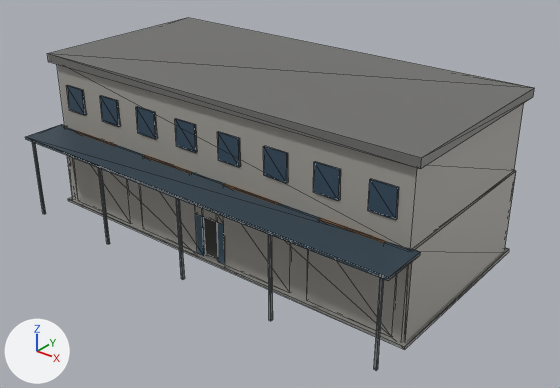
The glTF model assets/models/town_city_shops.glb, before and after one commit.
One viewpoint serves both versions: a 50 mm camera at (23.8, -29.3, 20.1) aimed at (1.2, -1.1, 2.7). Every picture has the same lights, and +X, +Y and +Z are marked at lower left. The picture after the commit comes second. Mesh edges are drawn as thin lines. Vertices at exactly the same position are counted once.

Objects in the first picture: 'prop'.
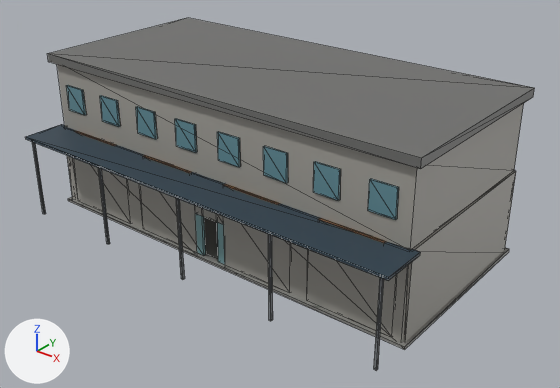
Changed parts and their boxes [x1, y1, x2, y2] in the pictures (560 x 388 px):
part 1 of me_prop, recoloured
    both: [66, 85, 399, 264]

What the commit changed:
me_prop has 256 vertices, 384 faces and spans x -11.4..11.4, y -7.3..5.3, z 0.0..8.8.
me_prop is used by ob_prop; location (0.0, 0.0, 0.0).
me_prop part 1: 144 faces centred in x -10.5..10.5, y -5.1..-5.0, z 0.2..7.2 are repainted in the vertex colours; the middle colour goes from dark blue #354c5e to cyan #638e99.
